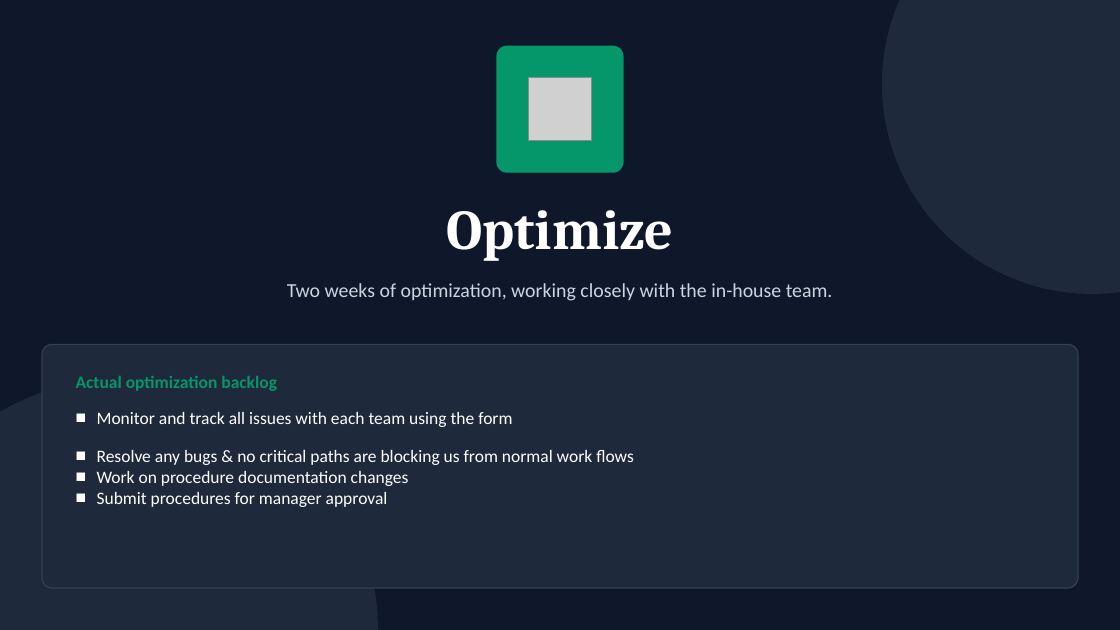
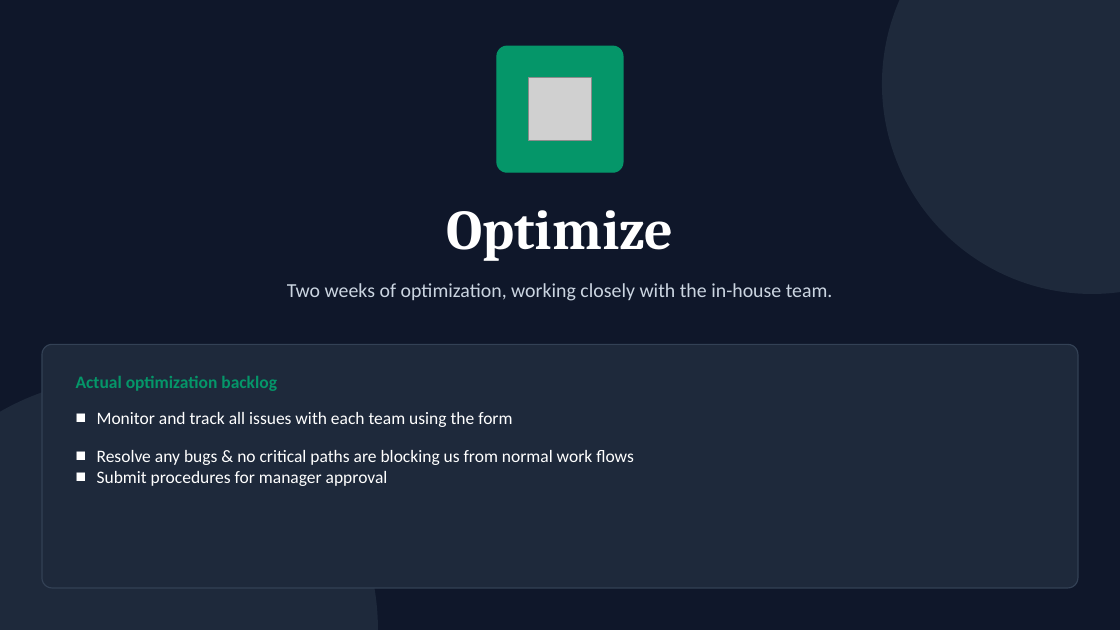
Before and after one commit to Enflite/eCMRs, a slide deck: slide 11 of docs/presentations/eCMRs_plan.pptx (slide 12 before the commit). Drawn at 1120x630 pixels with LibreOffice and Linux fonts; fonts in the diff are those of the drawing; grey boxes stand for pictures. Boxes give left, top, right and bottom in pixels: in the first picture for what was removed or moved away, otherwise in the second. Text is boxed around its words. In the diff, an @@ line names an element or a change of style, - is before the commit and + after.

```diff
--- a/docs/presentations/eCMRs_plan.pptx
+++ b/docs/presentations/eCMRs_plan.pptx
@@ text at (97, 471, 409, 486): paragraph removed @@
-■ Work on procedure documentation changes
```
Also in this commit, not shown: 5 other slides changed, 1 slide removed.
